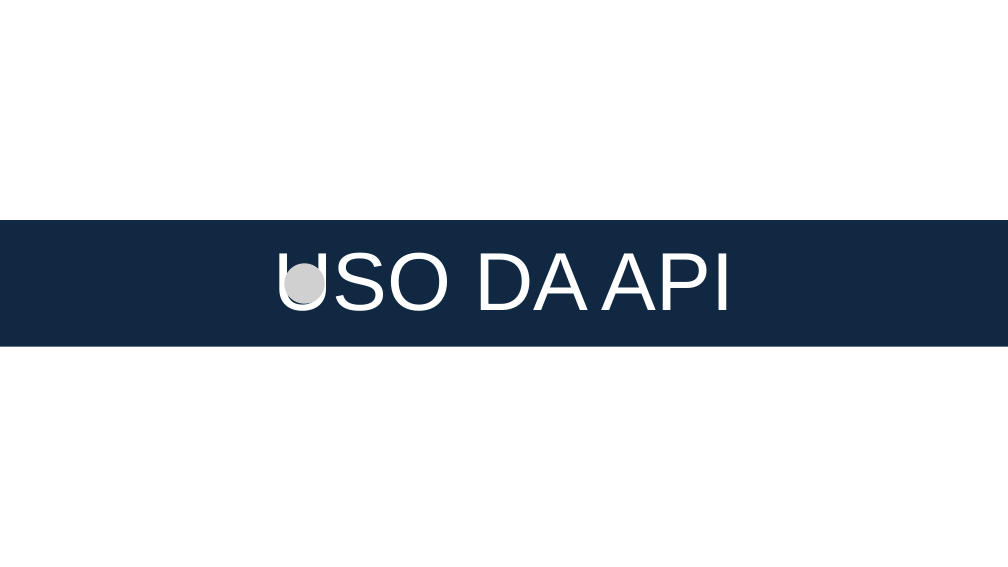
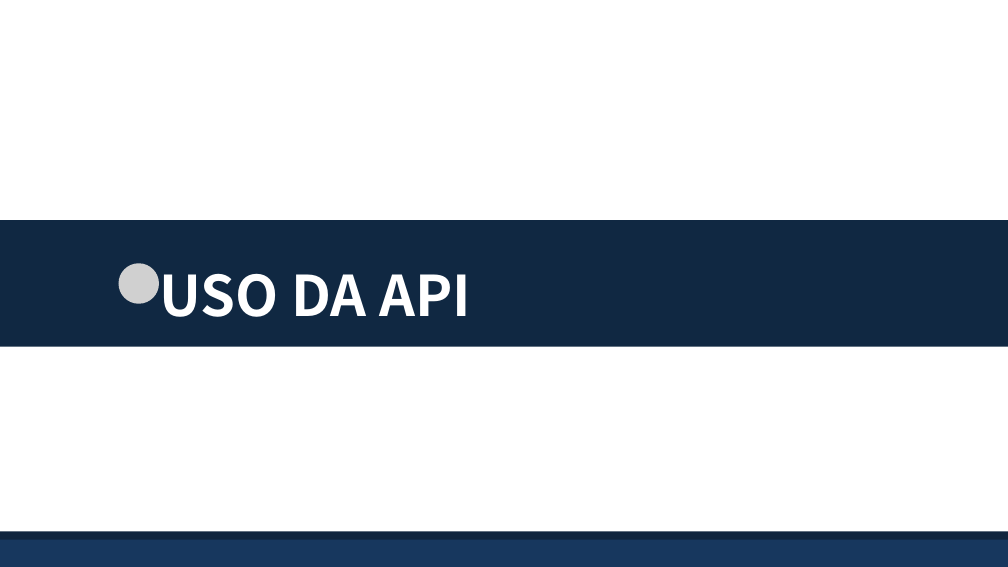
Before and after one commit to BandTec/grupo-05-adsa-20201, a slide deck: slide 18 of SuperVisorPower.pptx (slide 16 before the commit). Drawn at 1008x567 pixels with LibreOffice and Linux fonts; fonts in the diff are those of the drawing; grey boxes stand for pictures. Boxes give left, top, right and bottom in pixels: in the first picture for what was removed or moved away, otherwise in the second. Text is boxed around its words. In the diff, an @@ line names an element or a change of style, - is before the commit and + after.

```diff
--- a/SuperVisorPower.pptx
+++ b/SuperVisorPower.pptx
@@ text "USO DA API": place and size @@
-text "USO DA API" at [273,252,734,311]
+text "USO DA API" at [160,273,472,317]
@@ text "USO DA API" at [160,273,472,317]: size 117.4 to 80 pt, font Arial to Noto Sans CJK KR, bold on; alignment centre to left @@
@@ picture: place and size @@
-picture at [284,263,325,303]
+picture at [118,263,159,303]
@@ rectangle added at [0,535,1008,566], fill #17375E @@
@@ rectangle added at [0,531,1008,540], fill #0F243E @@
```
Also in this commit, not shown: 13 other slides changed, 5 slides added, 3 slides removed, 3 other files.
